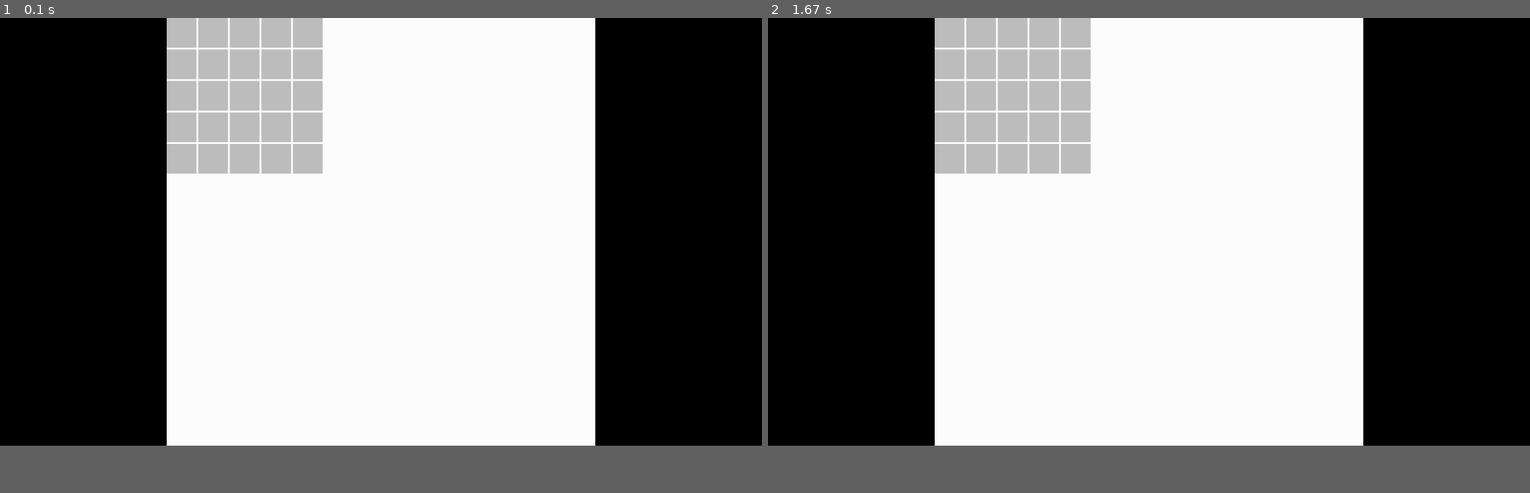
Above: before the commit, frames 1-2 (left to right).
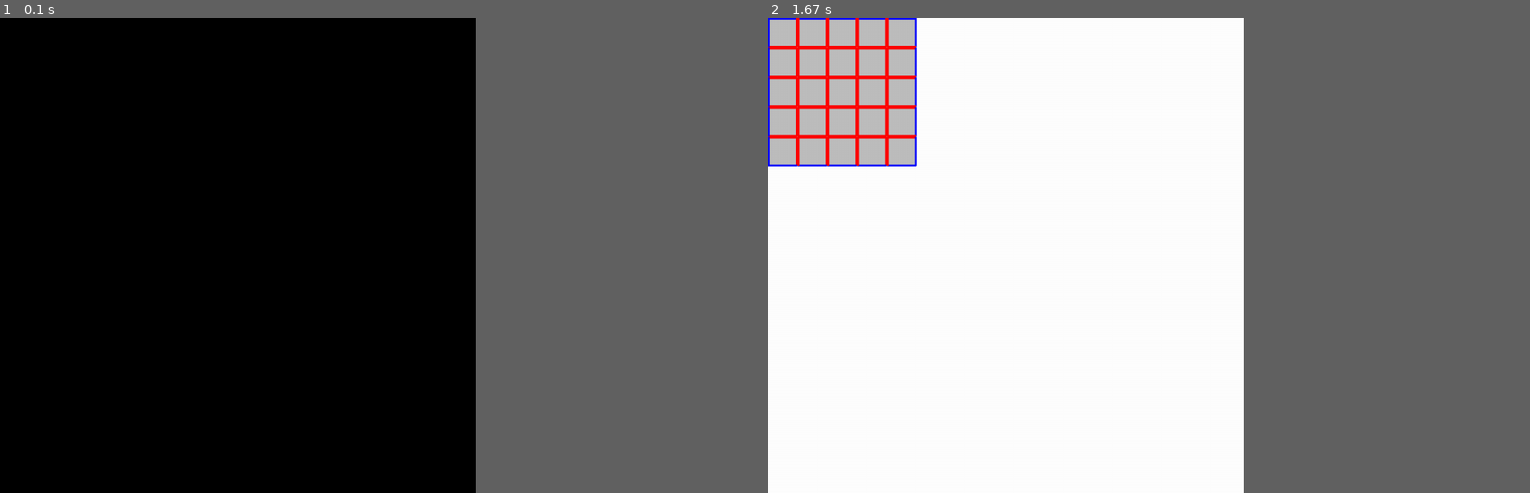
Above: after the commit, the same moments.

Repository: Rhapsody0128/python_AI_mazeGame
Game: pygame game, started from main.py
Same seed, same stepped clock (60 frames per second), same inputs: the game is played once before the commit and once after it.
Inputs:
- Up to frame 1 (0.1 s): no input
- Up to frame 2 (1.67 s): no input
The window is 900x506 before the commit and 562x562 after it. Grey fills any space a smaller window leaves; there, only what the larger window draws over its background counts as a difference.

The runs differ from the first frame. In frame 1, 51% of the frame differs, in the area x 21-79%, y 0-91%; in frame 2, 40%.

Commit message:
wallDrawing

Diff:
--- a/grid.py
+++ b/grid.py
@@ -9,25 +9,52 @@
 }
 
 class Grid(pg.sprite.Sprite):
-	def __init__(self,size,x,y,index):
+	def __init__(self,size,x,y,index,map):
 		pg.sprite.Sprite.__init__(self)
 
+		self.map = map
 		self.wall = [1,1,1,1]
 		self.index = index
 		self.position = [x,y]
 		self.visit = 0
-		self.girdSize = 50
-		self.wallSize = 3
+		self.gridSize = 50
+		self.wallSize = 4
 		self.color = 'gray'
 		self.drawGrid()
+		self.drawWall()
 
 	def drawGrid(self):
-		self.image = pg.Surface([self.girdSize, self.girdSize])
+		self.image = pg.Surface([self.gridSize, self.gridSize])
 		self.image.fill(self.color)
 		self.rect = self.image.get_rect()
-		self.rect.x = self.position[0] * (self.girdSize+self.wallSize)
-		self.rect.y = self.position[1] * (self.girdSize+self.wallSize)
+		self.rect.x = (self.position[0]) * (self.gridSize)
+		self.rect.y = (self.position[1]) * (self.gridSize)
 		pg.display.update()
 
 	def drawWall(self):
-		self.image.line
+		for i in range(4) :
+			wall = self.wall[i]
+			pg.draw.line(self.image,self.getWallColor(wall), self.getWallDrawPosition(i)[0], self.getWallDrawPosition(i)[1], self.wallSize)
+
+
+		pg.display.update()
+
+	def getWallDrawPosition(self,face):
+		if face == 0 :
+			return [(0,0),(self.gridSize-self.wallSize/2,0)]
+		if face == 1 :
+			return [(self.gridSize-self.wallSize/2,0),(self.gridSize-self.wallSize/2,self.gridSize-self.wallSize/2)]
+		if face == 2 :
+			return [(self.gridSize-self.wallSize/2,self.gridSize-self.wallSize/2),(0,self.gridSize-self.wallSize/2)]
+		if face == 3 :
+			return [(0,self.gridSize-self.wallSize/2),(0,0)]
+
+	def getWallColor(self,wall):
+			if wall == 0:
+				return self.color
+			if wall == 1:
+				return 'red'
+			if wall == 2:
+				return 'blue'
+			if wall == 3:
+				return 'green'
--- a/main.py
+++ b/main.py
@@ -16,12 +16,10 @@
 	def __init__(self):
 		pg.init()
 
-		screen = pg.display.set_mode((tk.Tk().winfo_screenwidth(), tk.Tk().winfo_screenheight()	))
+		screen = pg.display.set_mode((800,800))
 		pg.display.set_caption("Maze Game")
 		screen.fill((0,0,0))
 
-
-		print(tk.Tk().winfo_screenwidth())
 		maze = Maze(5,screen)
 		clock = pg.time.Clock()
 		# player = Drawer("Drawer",maze,pg)
--- a/maze.py
+++ b/maze.py
@@ -14,12 +14,12 @@
 		self.start = [random.randint(0,size-1),0]
 		self.goal = [random.randint(0,size-1),self.size-1]
 		self.gridGroup = pg.sprite.Group()
-
-		self.map = pg.Surface([tk.Tk().winfo_screenheight(),tk.Tk().winfo_screenheight()])
+		self.map = pg.Surface((self.screen.get_size()[0],self.screen.get_size()[1]))
 		self.map.fill('white')
 		self.createMaze(self.size)
 
-		self.screen.blit(self.map,[int((tk.Tk().winfo_screenwidth()-tk.Tk().winfo_screenheight())/2),0])
+		# self.screen.blit(self.map,[int((tk.Tk().winfo_screenwidth()-tk.Tk().winfo_screenheight())/2),0])
+		self.screen.blit(self.map,[0,0])
 	def getGrid(self,position):
 		return self.maze[position[0]][position[1]]
 
@@ -28,7 +28,7 @@
 		for i in range(size):
 			row = []
 			for j in range(size):
-				grid = Grid(size,j,i,index)
+				grid = Grid(size,j,i,index,self.map)
 				if i == 0 :
 					grid.wall[0] = 2
 				if j == 0 :
@@ -38,6 +38,7 @@
 				if j == size-1:
 					grid.wall[1] = 2
 				row.append(grid)
+				grid.drawWall()
 				self.gridGroup.add(grid)
 				self.gridGroup.draw(self.map)
 				index += 1
--- a/test.py
+++ /dev/null
@@ -1,159 +0,0 @@
-import pygame as pg, random, math, time
-
-#建立球體
-class Ball(pg.sprite.Sprite):
-    dx = 0         #x位移量
-    dy = 0         #y位移量
-    x = 0          #球x坐標
-    y = 0          #球y坐標
-    direction = 0  #球移動方向
-    speed = 0      #球移動速度
-
-    def __init__(self, sp, srx, sry, radium, color):
-        pg.sprite.Sprite.__init__(self)
-        self.speed = sp
-        self.x = srx
-        self.y = sry
-        #繪製球體
-        self.image = pg.Surface([radium*2, radium*2])
-        self.image.fill((255,255,255))
-        pg.draw.circle(self.image, color, (radium,radium), radium, 0)
-        self.rect = self.image.get_rect()  #取得球體區域
-        self.rect.center = (srx,sry)       #初始位置
-        self.direction = random.randint(40,70)  #移動角度
-
- #球體移動
-    def update(self):
-        radian = math.radians(self.direction)    #角度轉為弳度
-        self.dx = self.speed * math.cos(radian)  #球水平運動速度
-        self.dy = -self.speed * math.sin(radian) #球垂直運動速度
-        self.x += self.dx     #計算球新坐標
-        self.y += self.dy
-        self.rect.x = self.x  #移動球圖形
-        self.rect.y = self.y
-        #到達左右邊界
-        if(self.rect.left <= 0 or self.rect.right >= screen.get_width()-10):
-            self.bouncelr()
-        elif(self.rect.top <= 10):  #到達上邊界
-            self.rect.top = 10
-            self.bounceup()
-        if(self.rect.bottom >= screen.get_height()-10):  #到達下邊界出界
-            return True
-        else:
-            return False
-
-    def bounceup(self):  #上邊界反彈
-        self.direction = 360 - self.direction
-
-    def bouncelr(self):  #左右邊界反彈
-        self.direction = (180 - self.direction) % 360
-
-#磚塊類別
-class Brick(pg.sprite.Sprite):
-    def __init__(self, color, x, y):
-        pg.sprite.Sprite.__init__(self)
-        self.image = pg.Surface([38, 13])  #磚塊長寬38x13
-        self.image.fill(color)
-        self.rect = self.image.get_rect()
-        self.rect.x = x
-        self.rect.y = y
-
-#板子類別
-class Pad(pg.sprite.Sprite):
-    def __init__(self):
-        pg.sprite.Sprite.__init__(self)
-        self.image = pg.Surface([99, 13])  #滑板圖片
-        self.image.convert()
-        self.rect = self.image.get_rect()
-        self.rect.x = int((screen.get_width() - self.rect.width)/2)  #滑板位置
-        self.rect.y = screen.get_height() - self.rect.height - 30
-
-#板子位置隨滑鼠移動
-    def update(self):
-        pos = pg.mouse.get_pos()
-        self.rect.x = pos[0]       #滑鼠x坐標
-        #不要移出右邊界
-        if self.rect.x > screen.get_width() - self.rect.width:
-            self.rect.x = screen.get_width() - self.rect.width
-
-#結束程式
-def gameover(message):
-    global running
-    #顯示訊息
-    text = ffont.render(message, 1, (255,0,255))
-    screen.blit(text, (screen.get_width()/2-150,screen.get_height()/2-20))
-    pg.display.update()  #更新畫面
-    time.sleep(5)        #暫停5秒
-    running = False      #結束程式
-
-pg.init()
-score = 0  #得分
-dfont = pg.font.SysFont("Arial", 20)    #下方訊息字體
-ffont = pg.font.SysFont("SimHei", 32)   #結束程式訊息字體
-
-#背景
-screen = pg.display.set_mode((600, 400))
-pg.display.set_caption("Sean's Brick Game")
-background = pg.Surface(screen.get_size())
-background = background.convert()
-background.fill((255,255,255))
-allsprite = pg.sprite.Group()  #建立全部角色群組
-bricks = pg.sprite.Group()     #建立磚塊角色群組
-ball = Ball(15, 300, 350, 10, (255,123,188)) #建立粉球
-allsprite.add(ball)  #加入全部角色群組
-pad = Pad()          #建立滑板球物件
-allsprite.add(pad)   #加入全部角色群組
-
-#建立磚塊
-for row in range(0, 5):          #5列方塊
-    for column in range(0, 15):  #每列15磚塊
-        if row == 1 or row == 0:
-            brick = Brick((153,205,255), column * 40 + 1, row * 15 + 1)   #位置為40*15
-        if row == 2:
-            brick = Brick((94,175,254), column * 40 + 1, row * 15 + 1)
-        if row == 3 or row == 4:
-            brick = Brick((52,153,207), column * 40 + 1, row * 15 + 1)
-        bricks.add(brick)     #加入磚塊角色群組
-        allsprite.add(brick)  #加入全部角色群組
-
-clock = pg.time.Clock()
-downmsg = "Press Left Click Button to start game!"  #起始訊息
-playing = False  #開始時球不會移動
-running = True
-
-#運行的程式碼
-while running:
-    clock.tick(40)
-    for event in pg.event.get():
-        if event.type == pg.QUIT:
-            running = False
-    buttons = pg.mouse.get_pressed()  #檢查滑鼠按鈕
-    if buttons[0]:            #按滑鼠左鍵後球可移動
-        playing = True
-
-    #遊戲進行中
-    if playing == True:
-        screen.blit(background, (0,0))  #清除繪圖視窗
-        fail = ball.update()  #移動球體
-        if fail:              #球出界
-            gameover("You failed!See you next time~")
-        pad.update()          #更新滑板位置
-        #檢查球和磚塊碰撞
-        hitbrick = pg.sprite.spritecollide(ball, bricks, True)
-        if len(hitbrick) > 0:  #球和磚塊發生碰撞
-            score += len(hitbrick)  #計算分數
-            ball.rect.y += 20  #球向下移
-            ball.bounceup()    #球反彈
-            if len(bricks) == 0:  #所有磚塊消失
-                gameover("Congratulations!!")
-        #檢查球和滑板碰撞
-        hitpad = pg.sprite.collide_rect(ball, pad)
-        if hitpad:  #球和滑板發生碰撞
-            ball.bounceup()  #球反彈
-        allsprite.draw(screen)  #繪製所有角色
-        downmsg = "Score: " + str(score)
-    #繪製下方訊息
-    message = dfont.render(downmsg, 1, (255,0,255))
-    screen.blit(message, (screen.get_width()/2-125,screen.get_height()-30))
-    pg.display.update()
-pg.quit()
